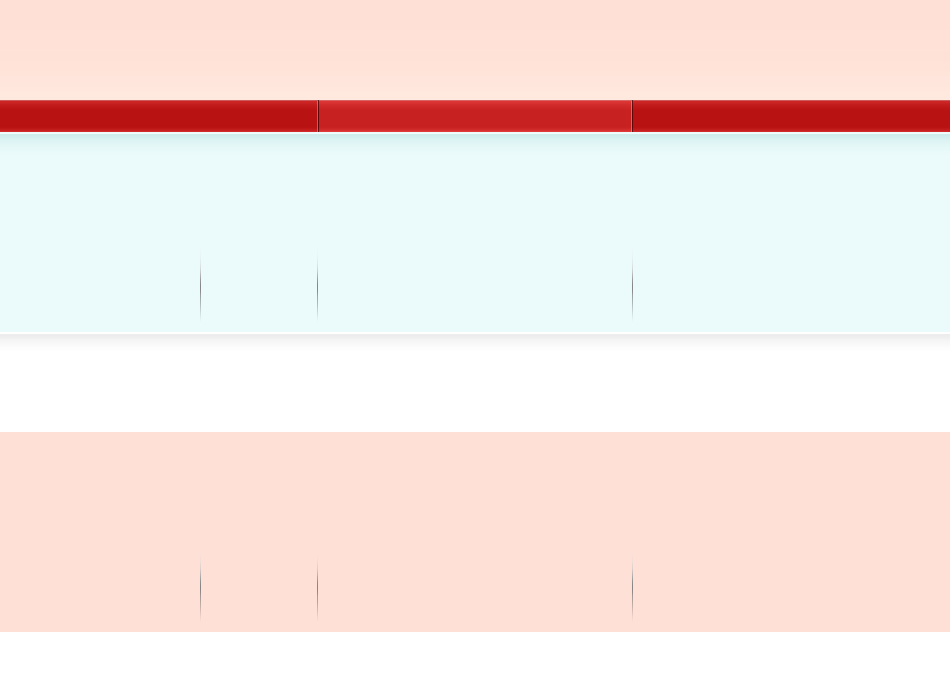
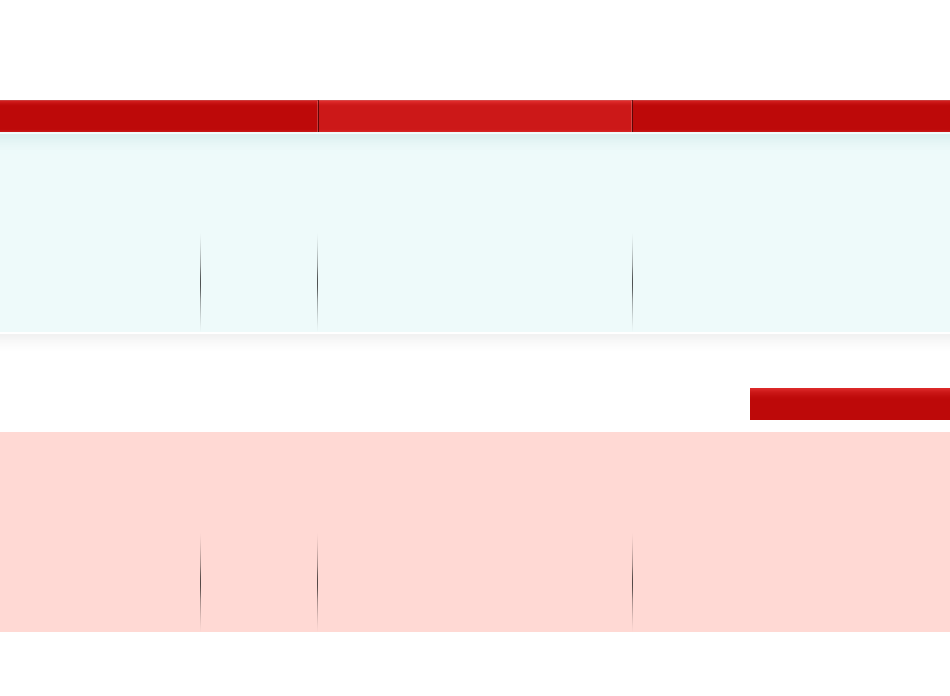
Layers edited between the first and the second 950 x 696 image:
painted on "navbar button" over 0, 100, 950, 132
painted on "header" over 0, 0, 950, 100
painted on "navbar" over 0, 100, 950, 132
painted on "header widgets" over 0, 132, 950, 232
painted on "header boxes" over 0, 232, 950, 332
added layer "widget header" above "body" over 750, 388, 950, 420
painted on "footer widgets" over 0, 432, 950, 532
painted on "footer boxes" over 0, 532, 950, 632
